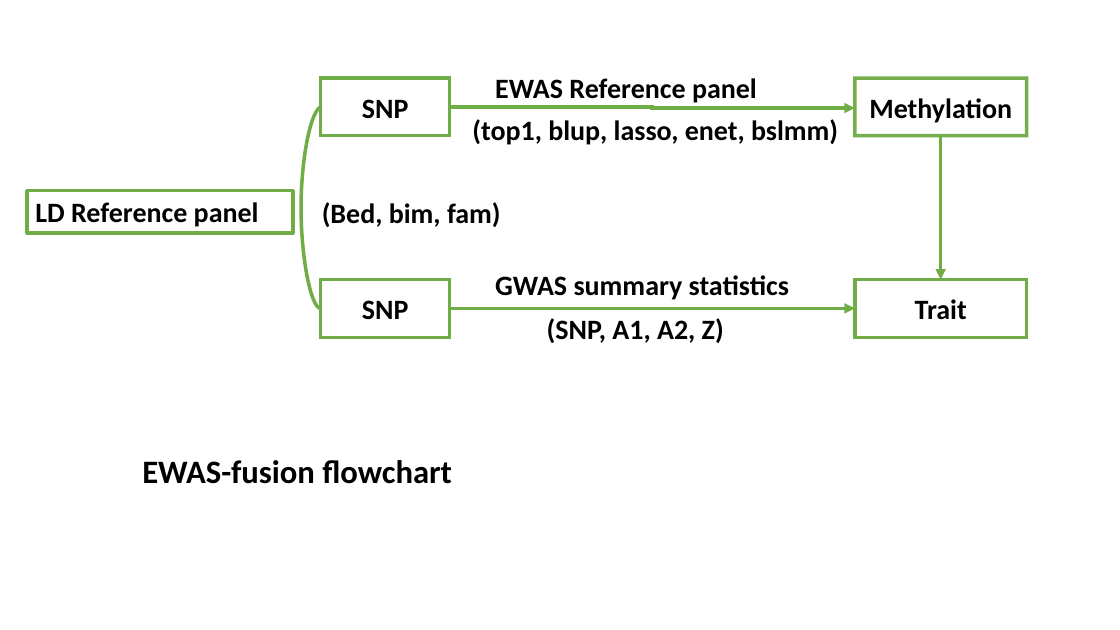
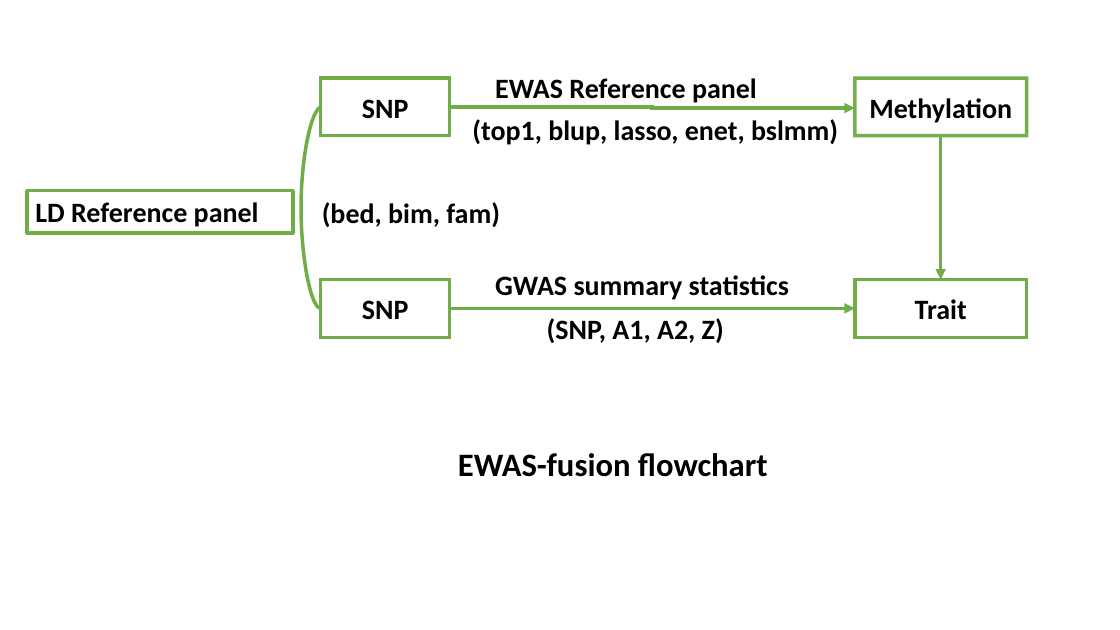
Before and after one commit to jinghuazhao/EWAS-fusion, a slide deck: slide 7 of README.pptx. Drawn at 1120x630 pixels with LibreOffice and Linux fonts; fonts in the diff are those of the drawing. Boxes give left, top, right and bottom in pixels: in the first picture for what was removed or moved away, otherwise in the second. Text is boxed around its words. In the diff, an @@ line names an element or a change of style, - is before the commit and + after.

Commit message:
README

```diff
--- a/README.pptx
+++ b/README.pptx
@@ text at box(322, 202, 500, 227): text changed @@
-(Bed, bim, fam)
+(bed, bim, fam)
@@ text "EWAS-fusion flowchart": place and size @@
-text "EWAS-fusion flowchart" at box(142, 460, 452, 484)
+text "EWAS-fusion flowchart" at box(458, 453, 768, 477)
```
